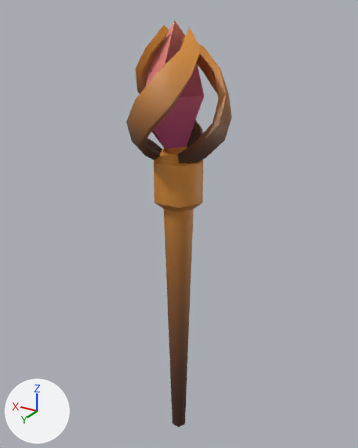
The FBX model Content/_Assets/Characters/WizardStaff.fbx as it was, and as the next commit left it.
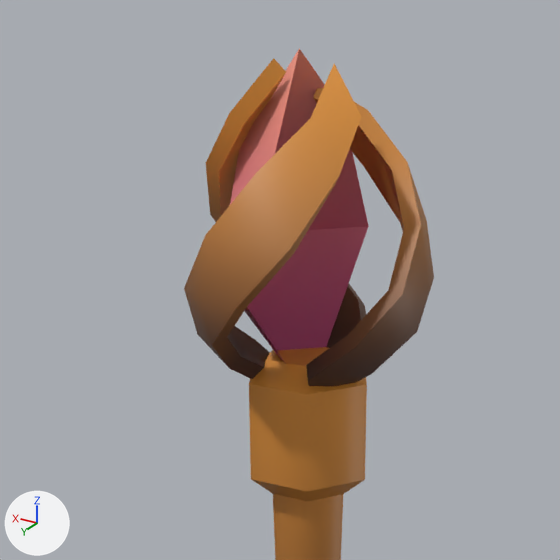
Old and new are each drawn whole from a 50 mm camera at (-1.537, 3.726, 2.97) aimed at (0.033, 1.109, 1.661) and again close up on the part from 14% to 80% of the width and 0% to 53% of the height. The axes (+X, +Y, +Z) are drawn at lower left. The lights are the same throughout.

The first close-up shows 'Staff'.
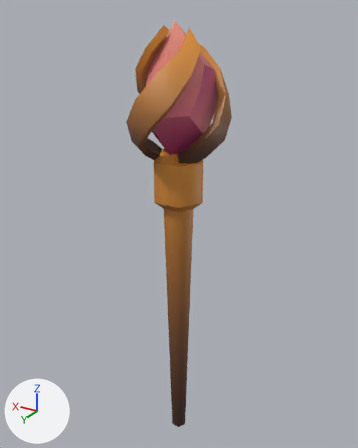
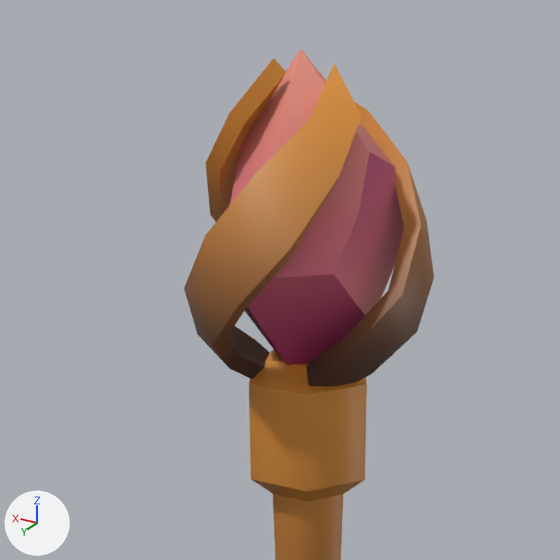
Commit message: Fix WizardStaff

Pixel boxes (x1, y1, x2, y2) of what changed, in the close-ups (560 x 560 px):
part 1 of me_circle_002, added (brown): after (248, 48, 403, 366)

Patch to the scene script:
```diff
--- a/Content/_Assets/Characters/WizardStaff.fbx.py
+++ b/Content/_Assets/Characters/WizardStaff.fbx.py
@@ me_circle_002 @@
 # used by ob_staff; location = (0.0, 1.168, 0.766)
 # verts and faces of me_circle_002; kept vertices keep their numbers, new ones are numbered from 180
 # before: 30 (0.0, -0.32, 1.7) at pixel (368, 226), 31 (0.0, -0.01, 1.3), 32 (0.0, 0.04, 2.15) at pixel (299, 48), 33 (0.0, 0.35, 1.67), 39 (0.0, -0.18, 2.0)
 # before: 41 (0.0, 0.16, 1.91)
-me_circle_002.from_pydata(...)  # 180 vertices, 200 faces; spans x -0.3..0.31, y -0.32..0.37, z -0.77..2.15
+me_circle_002.from_pydata(...)  # 186 vertices, 207 faces; spans x -0.3..0.31, y -0.32..0.37, z -0.77..2.15
+# me_circle_002 part 1
+verts[180] = (-0.18, 0.02, 1.93)  # pixel (369, 151)
+verts[181] = (-0.18, -0.16, 1.69)
+verts[182] = (-0.18, 0.01, 1.53)
+verts[183] = (-0.18, 0.19, 1.68)  # pixel (333, 273)
+verts[184] = (-0.18, -0.1, 1.89)  # pixel (394, 166)
+verts[185] = (-0.18, 0.07, 1.8)  # pixel (358, 214)
+faces += [(180, 185, 183, 182, 181, 184), (32, 180, 184, 39), (30, 181, 182, 31), (31, 182, 183, 33), (33, 183, 185, 41), (30, 39, 184, 181)]
+faces += [(32, 41, 185, 180)]
 me_circle_002.materials.append(mat_texture)
```
